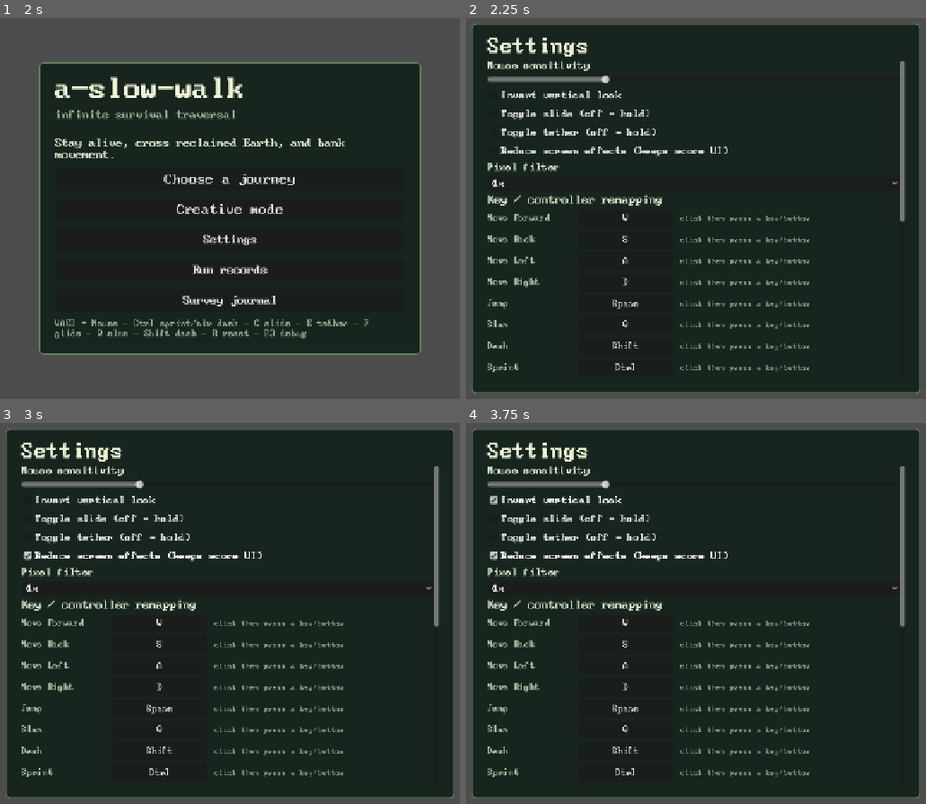
Above: before the commit, frames 1-4 (two rows, left to right).
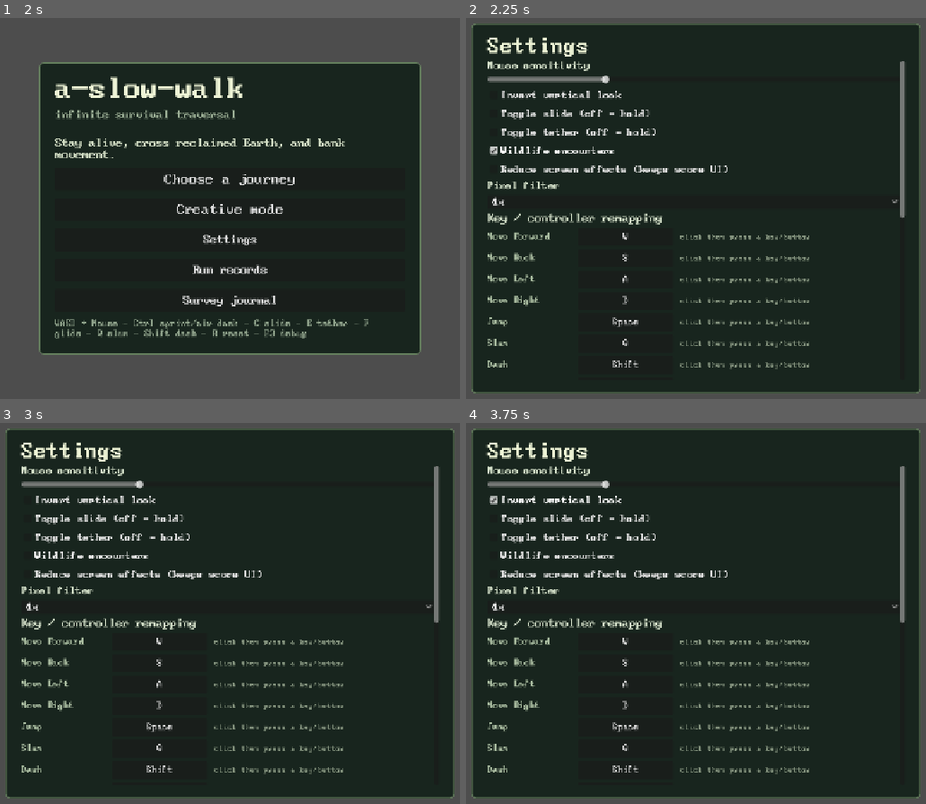
Above: after the commit, the same moments.

Repository: gongahkia/hot-cross-buns
Game: Godot game, scene res://scenes/main.tscn
Two runs of this game, one before a commit and one after it. Both use one fixed random seed, a clock stepped at 60 frames per second and the inputs below.
Inputs (mouse positions are in pixels of both pictures, inside the frame that each line leads up to):
- Up to frame 1 (2 s): click "Choose a journey" at 0.5 s; click "Back" at 1.25 s
- Up to frame 2 (2.25 s): click "Settings" at 2 s
- Up to frame 3 (3 s): click (230, 556) at 2.75 s, where only the run after the commit has a clickable "Wildlife encounters"
- Up to frame 4 (3.75 s): click "Invert vertical look" at 3.5 s

Frame 1 is identical in both runs. In frame 2, 5.5% of the frame differs, in the area x 4-96%, y 33-93%; in frame 3, 5.4%; in frame 4, 5.5%.

Commit message:
Add wildlife accessibility controls

Diff:
--- a/scripts/main.gd
+++ b/scripts/main.gd
@@ -2125,6 +2125,14 @@
 		Settings.save_settings()
 	)
 	content.add_child(tether_mode)
+	var wildlife_mode := CheckBox.new()
+	wildlife_mode.text = "Wildlife encounters"
+	wildlife_mode.button_pressed = Settings.wildlife_encounters
+	wildlife_mode.toggled.connect(func(value: bool):
+		Settings.wildlife_encounters = value
+		Settings.save_settings()
+	)
+	content.add_child(wildlife_mode)
 	var reduced_effects := CheckBox.new()
 	reduced_effects.text = "Reduce screen effects (keeps score UI)"
 	reduced_effects.button_pressed = Settings.reduce_screen_effects
--- a/scripts/settings.gd
+++ b/scripts/settings.gd
@@ -17,6 +17,7 @@
 var sfx_volume := 0.75
 var pixel_filter_mode := PIXEL_FILTER_4X
 var reduce_screen_effects := false
+var wildlife_encounters := true
 var bindings: Dictionary = {}
 
 func _ready() -> void:
@@ -66,6 +67,7 @@
 	sfx_volume = float(parsed.get("sfx_volume", sfx_volume))
 	pixel_filter_mode = _normalized_pixel_filter_mode(int(parsed.get("pixel_filter_mode", pixel_filter_mode)))
 	reduce_screen_effects = bool(parsed.get("reduce_screen_effects", reduce_screen_effects))
+	wildlife_encounters = bool(parsed.get("wildlife_encounters", wildlife_encounters))
 	var saved_bindings = parsed.get("bindings", {})
 	if saved_bindings is Dictionary:
 		for action in ACTIONS:
@@ -84,6 +86,7 @@
 		"sfx_volume": sfx_volume,
 		"pixel_filter_mode": pixel_filter_mode,
 		"reduce_screen_effects": reduce_screen_effects,
+		"wildlife_encounters": wildlife_encounters,
 		"bindings": bindings
 	}
 	var file := FileAccess.open(SAVE_PATH, FileAccess.WRITE)
--- /dev/null
+++ b/scripts/wildlife_accessibility_test.gd
@@ -0,0 +1,13 @@
+extends SceneTree
+const SETTINGS = preload("res://scripts/settings.gd")
+var failed := false
+func _initialize() -> void:
+	var settings := SETTINGS.new()
+	_expect(settings.wildlife_encounters, "wildlife encounters default changed")
+	settings.wildlife_encounters = false
+	_expect(not settings.wildlife_encounters, "wildlife encounters toggle did not update")
+	settings.free()
+	quit(1 if failed else 0)
+func _expect(condition: bool, message: String) -> void:
+	if condition: return
+	failed = true; push_error(message)
--- a/scripts/wildlife_agent.gd
+++ b/scripts/wildlife_agent.gd
@@ -26,6 +26,8 @@
 	territory_center = global_position
 
 func _process(delta: float) -> void:
+	visible = Settings.wildlife_encounters
+	if not Settings.wildlife_encounters: return
 	melee_cooldown = maxf(0.0, melee_cooldown-delta)
 	if impact_velocity.length() > 0.01:
 		global_position += impact_velocity*delta
@@ -38,6 +40,7 @@
 	if str(behavior.state) == "flee" and bool(environment.can_move): global_position += (behavior.direction as Vector3) * float(behavior.speed) * float(environment.speed_multiplier) * delta
 
 func register_traversal_hit(state: String, impulse: Vector3 = Vector3.ZERO) -> bool:
+	if not Settings.wildlife_encounters: return false
 	if melee_cooldown > 0.0: return false
 	melee_cooldown = 0.4
 	impact_velocity += impulse
Not shown, added: docs/wildlife-accessibility-controls.md
